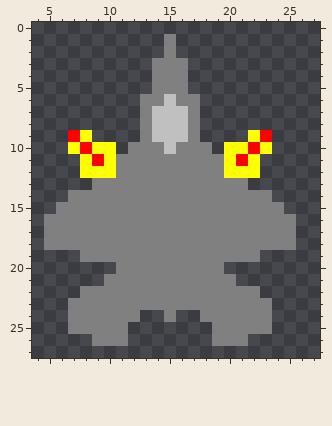
Pixel-art sprite: resources/Plane02.png. The picture above was drawn from the file before the commit.
The file is 32x32 pixels. Shown: x 4..27, y 0..27.
New version:
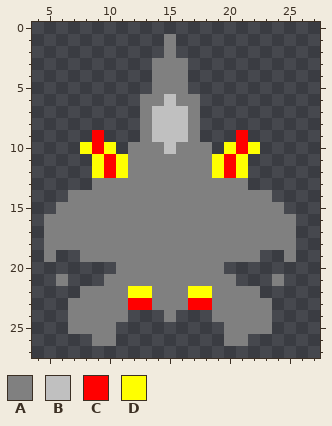
Palette (. is transparent): A #808080  B #c0c0c0  C #ff0000  D #ffff00
Change:
y 9: x 7..9 CD. -> ..C; x 21..23 .DC -> C..
y 10: x 7..9 DCD -> .DC; x 21..23 DCD -> CD.
y 11: x 8..11 DCDA -> .DCD; x 19..22 ADCD -> DCD.
y 12: x 8 D -> .; x 10..11 DA -> CD; x 19..20 AD -> DC; x 22 D -> .
y 19: x 5 . -> A; x 25 . -> A
y 21: x 6 . -> A; x 24 . -> A
y 22: x 12..13 AA -> DD; x 17..18 AA -> DD
y 23: x 12..13 AA -> CC; x 17..18 AA -> CC
y 24: x 12 A -> .; x 18 A -> .
y 25..26: x 11 A -> .; x 19 A -> .
Where, in picture pixels (left, top, right, bottom), the same in both pictures:
changed: (68, 130, 128, 178)
changed: (212, 130, 272, 178)
added: (44, 250, 68, 286)
changed: (116, 250, 296, 346)
